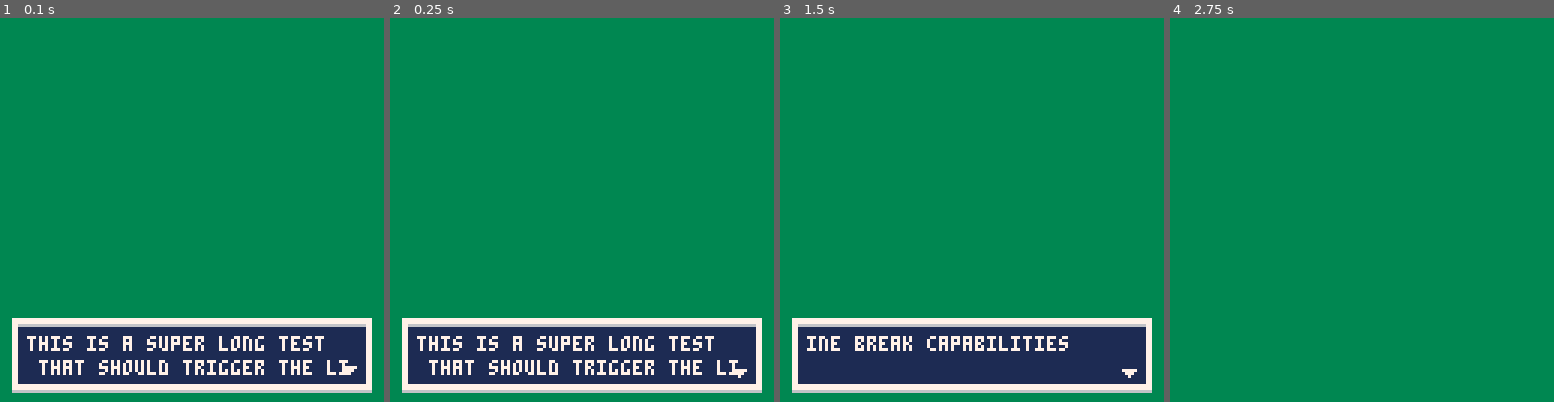
Above: before the commit, frames 1-4 (left to right).
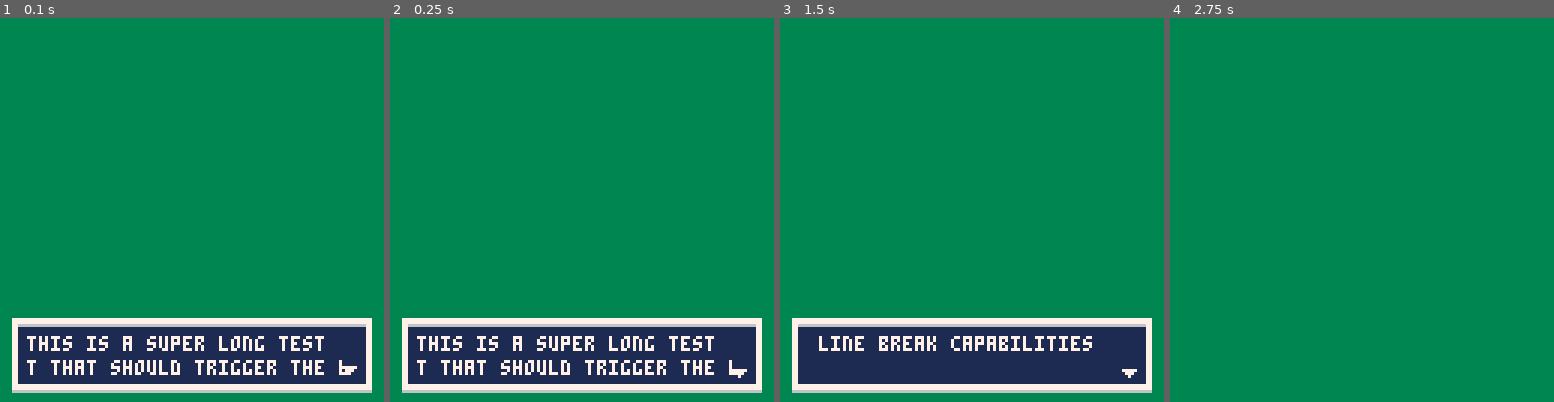
Above: after the commit, the same moments.

Repository: jessemillar/pico-8
Game: PICO-8 cartridge text-box/text-box.p8
Same seed, same stepped clock (60 frames per second), same inputs: the game is played once before the commit and once after it.
Inputs:
- Up to frame 1 (0.1 s): no input
- Up to frame 2 (0.25 s): no input
- Up to frame 3 (1.5 s): tap X (X key) at 1.07 s
- Up to frame 4 (2.75 s): tap X (X key) at 2.07, 2.4, 2.73 s

The runs differ from the first frame. In frame 1, 1.1% of the frame differs, in the area x 7-91%, y 89-93%; in frame 2, 1.1%; in frame 3, 0.9%; in frame 4, nothing differs.

Commit message:
Simplified code with a todo item

Diff:
--- a/text-box/text-box.p8
+++ b/text-box/text-box.p8
@@ -6,25 +6,14 @@
 
 -- add a new text box
 function tbox(message)
-	local effective_width=105 -- width-border_thickness*2-padding*2
-	local line_count=flr(#message*4/effective_width) -- characters are 4 pixels wide
-	local line_width=flr(effective_width/4)
-
-	local tbox_words={} -- an array of words in the provided string
 	local last_whitespace=0
 
-	for i=0,#message do -- search through the message and break it into words
-		if sub(message,i,i)==" " or i==#message then
-			add(tbox_words,sub(message,last_whitespace,i)) -- add the word to the array
-			printh(tbox_words[#tbox_words]) -- debug
-			last_whitespace=i+1 -- +1 to ignore the whitespace we just found
-		end
-	end
-
-	if #message>effective_width/4 then
-		for i=0,line_count do
-			add(tbox_messages,sub(message,i*line_width,i*line_width+line_width))
-		end
+	for i=0,flr(#message/26) do -- search through the message and break it into words
+		local new_line=sub(message,last_whitespace,last_whitespace+26)
+		-- todo: add backwards searching through new_line for whitespaces
+		add(tbox_messages,new_line) -- add the word to the array
+		last_whitespace+=25
+		printh(new_line) -- debug
 	end
 end
 
